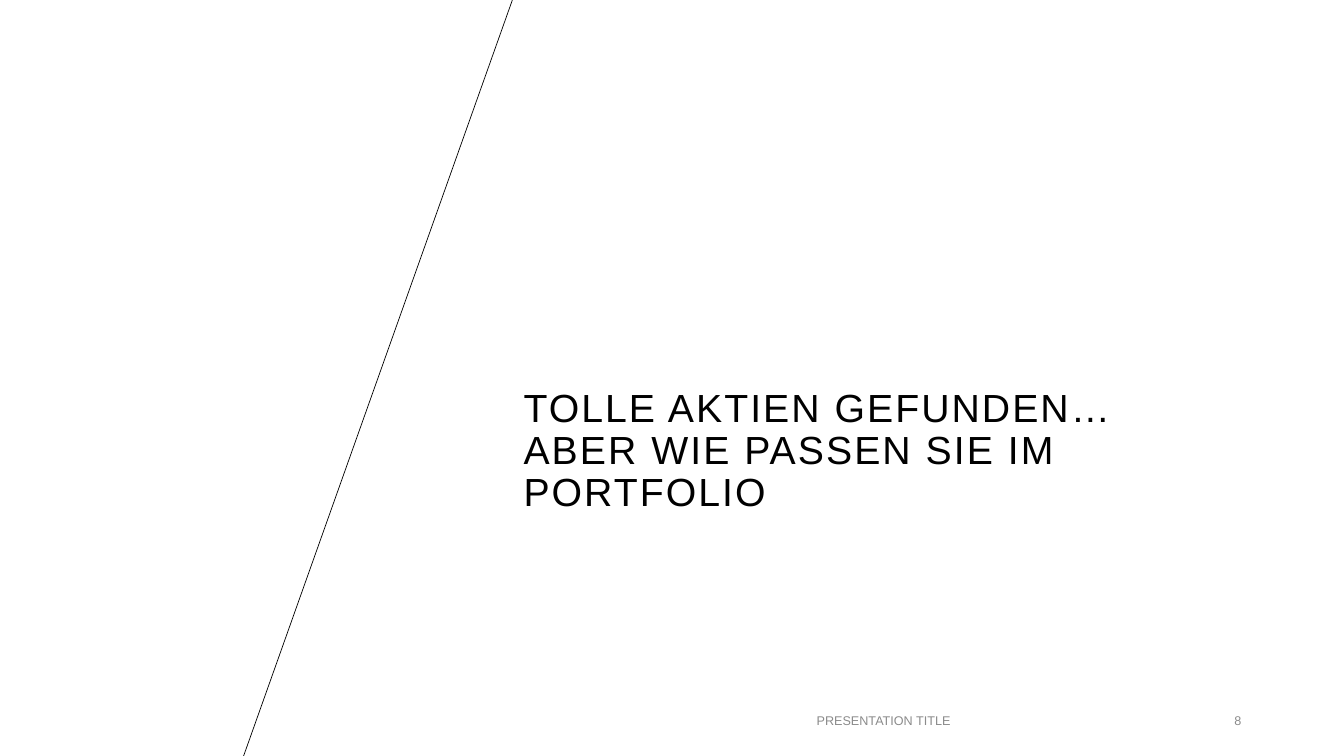
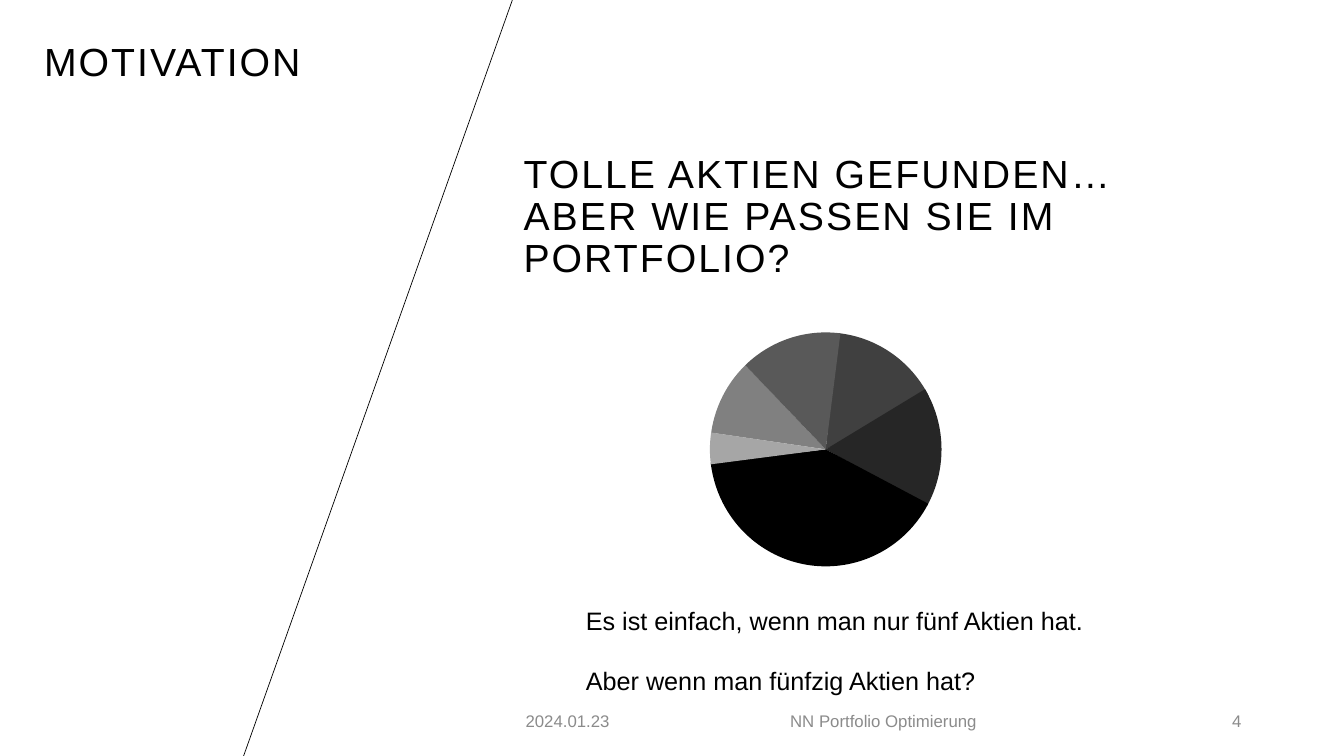
Before and after one commit to p-spohr/NN-Portfolio-Optimizer, a slide deck: slide 4 of Präsentation/pspohr - SLIFI Abschlusspräsentation 23Jan2024.pptx (slide 8 before the commit). Drawn at 1344x756 pixels with LibreOffice and Linux fonts; fonts in the diff are those of the drawing; background and template pictures are left out. Boxes give left, top, right and bottom in pixels: in the first picture for what was removed or moved away, otherwise in the second. Text is boxed around its words. In the diff, an @@ line names an element or a change of style, - is before the commit and + after.

```diff
--- a/Präsentation/pspohr - SLIFI Abschlusspräsentation 23Jan2024.pptx
+++ b/Präsentation/pspohr - SLIFI Abschlusspräsentation 23Jan2024.pptx
@@ text added at (44, 48, 300, 77), 28 pt, text #000000 @@
+MOTIVATION
@@ title at (524, 160, 1110, 273): text changed @@
-TOLLE AKTIEN GEFUNDEN…
-ABER WIE PASSEN SIE IM PORTFOLIO
+TOLLE AKTIEN GEFUNDEN…
+ABER WIE PASSEN SIE IM PORTFOLIO?
@@ group added at (710, 333, 942, 567): 6 pie slice (boxed as its full ellipse)s @@
@@ text added at (586, 611, 1083, 696), 18 pt, text #000000 @@
+Es ist einfach, wenn man nur fünf Aktien hat.
+Aber wenn man fünfzig Aktien hat?
@@ text added at (526, 715, 610, 727), 12 pt, text #8C8C8C @@
+2024.01.23
@@ text at (790, 715, 976, 731): text changed; size 9 to 12 pt @@
-PRESENTATION TITLE
+NN Portfolio Optimierung
@@ page number at (1232, 715, 1241, 727): text changed; size 9 to 12 pt @@
-8
+4
```
Also in this commit, not shown: 11 other slides changed, 14 slides added, 4 slides removed, 1 other file.
